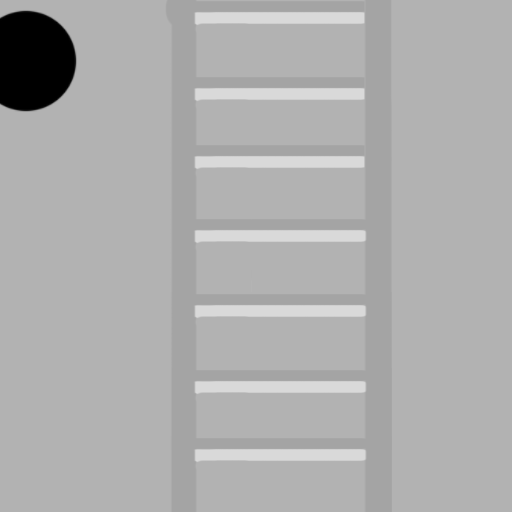
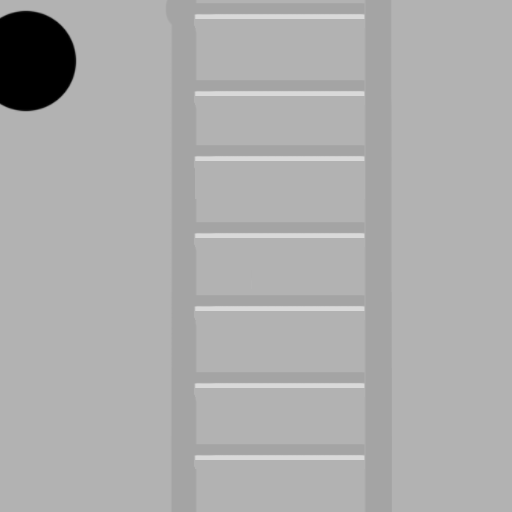
Layered file, before and after one edit (512 x 512). Changes by layer:
painted on "Layer 6" over [194, 1, 367, 469]
